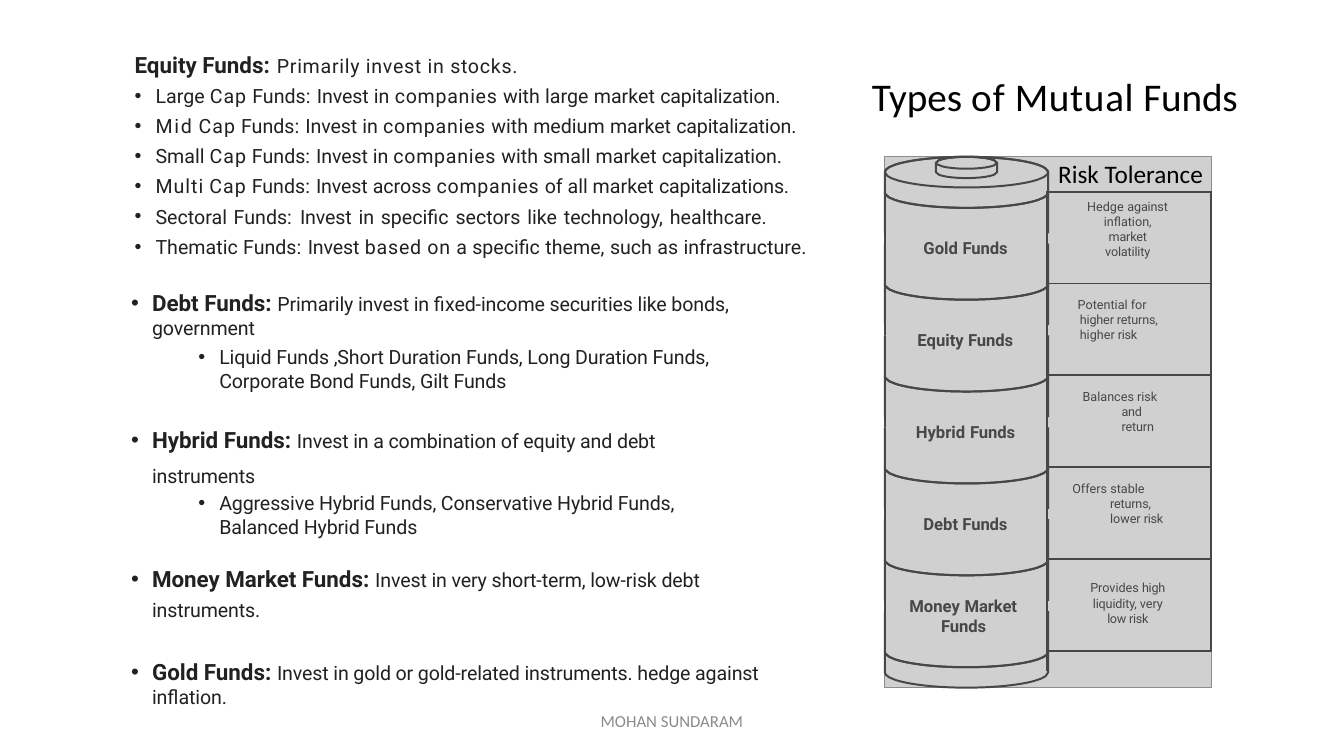
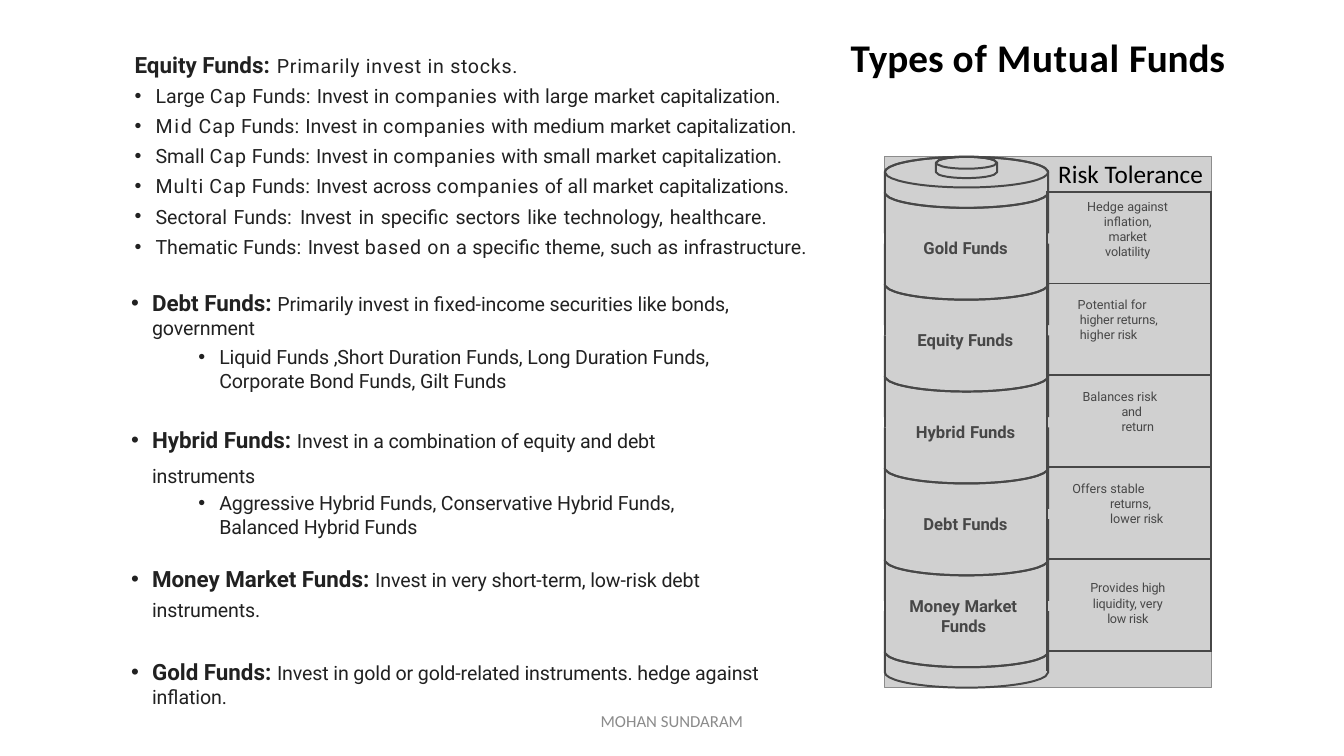
Before and after one commit to mohan4295work/Doc, a slide deck: slide 3 of Mutual Fund.pptx (slide 2 before the commit). Drawn at 1344x756 pixels with LibreOffice and Linux fonts; fonts in the diff are those of the drawing; grey boxes stand for pictures. Boxes give left, top, right and bottom in pixels: in the first picture for what was removed or moved away, otherwise in the second. Text is boxed around its words. In the diff, an @@ line names an element or a change of style, - is before the commit and + after.

Commit message:
Mutual Fund PPT
Mutual Fund

```diff
--- a/Mutual Fund.pptx
+++ b/Mutual Fund.pptx
@@ text "Types of Mutual Funds": place and size @@
-text "Types of Mutual Funds" at [872,83,1237,118]
+text "Types of Mutual Funds" at [851,44,1225,78]
@@ text "Types of Mutual Funds" at [851,44,1225,78]: bold on @@
```
Also in this commit, not shown: 7 other slides changed, 1 slide added.
